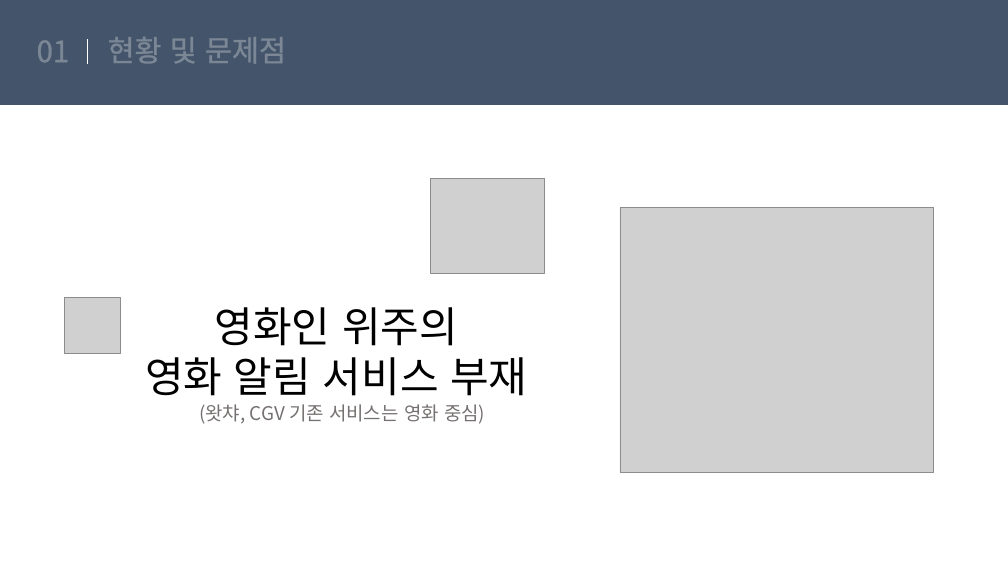
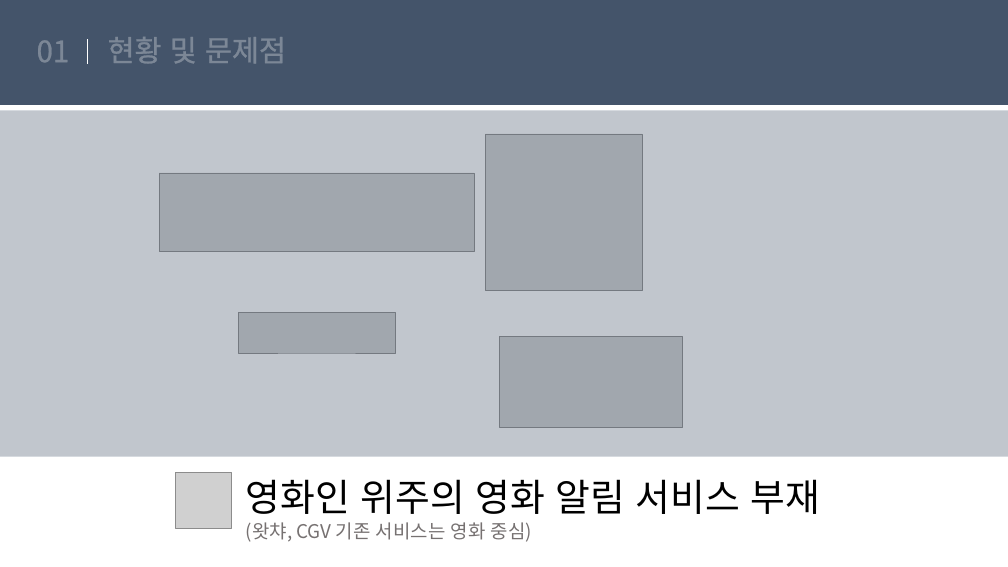
Before and after one commit to suna05/fanduck, a slide deck: slide 8 of suna/8월 29일 화/팬덕.pptx (slide 6 before the commit). Drawn at 1008x567 pixels with LibreOffice and Linux fonts; fonts in the diff are those of the drawing; grey boxes stand for pictures. Boxes give left, top, right and bottom in pixels: in the first picture for what was removed or moved away, otherwise in the second. Text is boxed around its words. In the diff, an @@ line names an element or a change of style, - is before the commit and + after.

Commit message:
cc
ccc

```diff
--- a/suna/8월 29일 화/팬덕.pptx
+++ b/suna/8월 29일 화/팬덕.pptx
@@ rectangle added at [0, 110, 1008, 457], fill #44546A at 33% opacity @@
@@ picture added at [485, 134, 642, 290] @@
@@ picture added at [160, 173, 475, 252] @@
@@ picture removed at [430, 178, 544, 274] @@
@@ picture removed at [620, 207, 934, 472] @@
@@ picture added at [238, 313, 395, 353] @@
@@ picture added at [500, 337, 682, 428] @@
@@ picture: place and size @@
-picture at [64, 298, 120, 354]
+picture at [176, 473, 232, 529]
@@ text "영화인 위주의 영화 알림 서비스 ...": place and size @@
-text "영화인 위주의 영화 알림 서비스 ..." at [145, 307, 527, 424]
+text "영화인 위주의 영화 알림 서비스 ..." at [246, 479, 821, 542]
@@ text at [246, 479, 821, 514]: text changed; size 40 to 36 pt @@
-영화인 위주의
-영화 알림 서비스 부재
+영화인 위주의 영화 알림 서비스 부재
@@ text at [246, 522, 532, 542]: alignment centre to left @@
```
Also in this commit, not shown: 7 other slides changed, 7 slides added.
